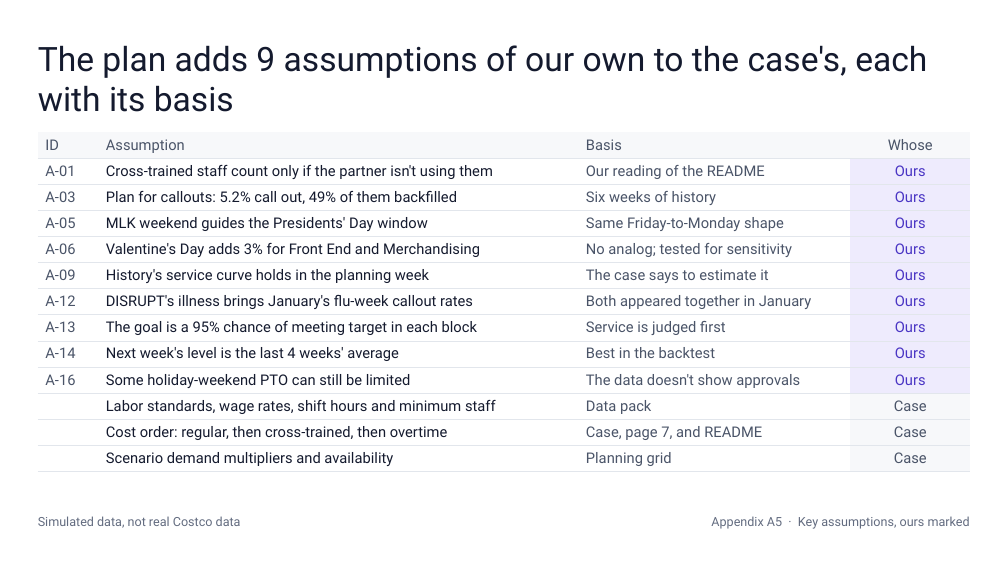
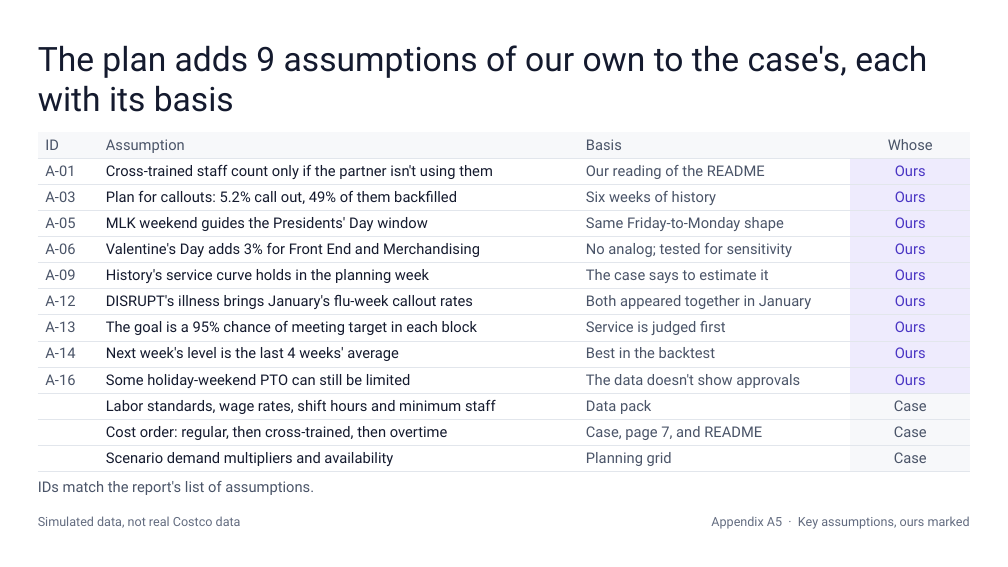
Before and after one commit to cgonztx-gif/misa-workforce-planner, a slide deck: slide 16 of deliverables/Costco_Workforce_Presentation.pptx. Drawn at 1008x567 pixels with LibreOffice and Linux fonts; fonts in the diff are those of the drawing. Boxes give left, top, right and bottom in pixels: in the first picture for what was removed or moved away, otherwise in the second. Text is boxed around its words. In the diff, an @@ line names an element or a change of style, - is before the commit and + after.

```diff
--- a/deliverables/Costco_Workforce_Presentation.pptx
+++ b/deliverables/Costco_Workforce_Presentation.pptx
@@ text added at [38,481,314,495], 14 pt, text #4A5468 @@
+IDs match the report's list of assumptions.
```
Also in this commit, not shown: 15 other slides changed, 35 other files.
